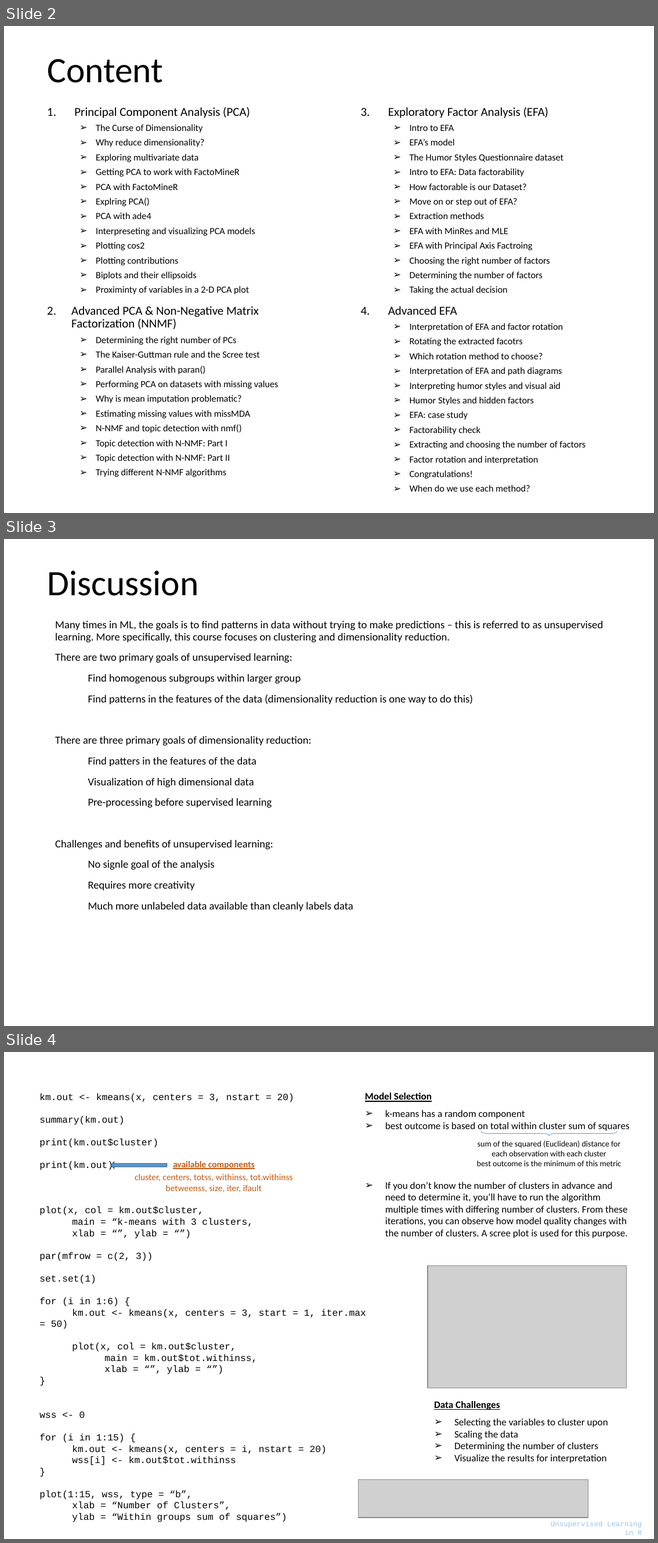
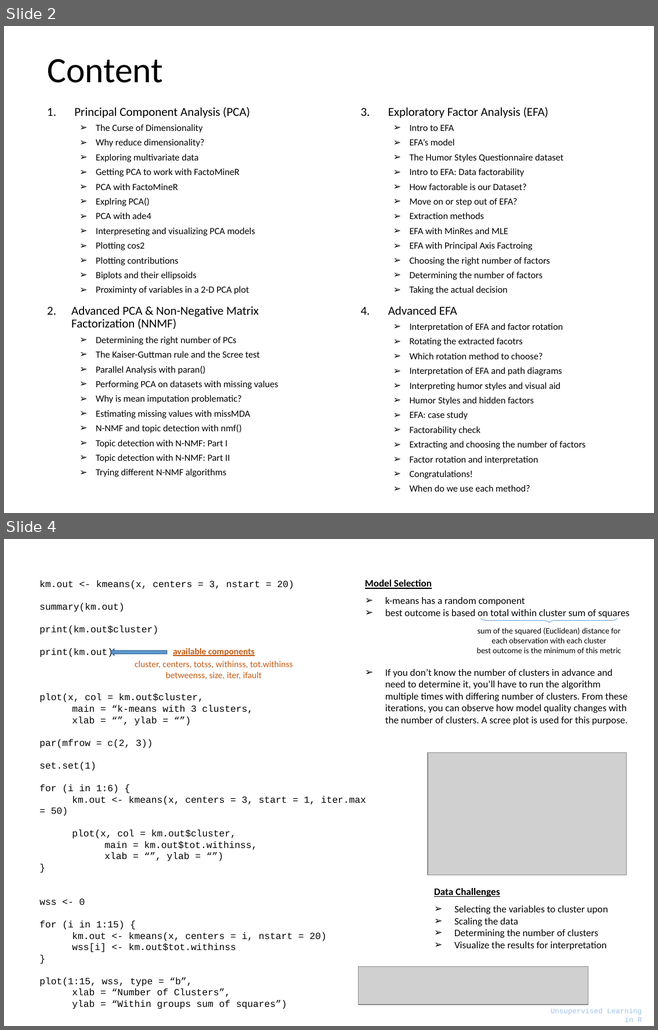
Before and after one commit to parcap/business-education, a slide deck: Track - Machine Learning/Dimensionality-Reduction-in-R/Dimensionality Reduction in R.pptx. Shown one above the other, each under a label of ours: slides 2, 3 and 4 before the commit, slides 2 and 4 after it; the slides between them are not shown. The pictures are 658x1543 and 658x1030 pixels, drawn with LibreOffice and Linux fonts; fonts in the diff are those of the drawing; grey boxes stand for pictures. Boxes give left, top, right and bottom in pixels: in the first picture for what was removed or moved away, otherwise in the second. Text is boxed around its words. In the diff, an @@ line names an element or a change of style, - is before the commit and + after.

```diff
--- a/Track - Machine Learning/Dimensionality-Reduction-in-R/Dimensionality Reduction in R.pptx
+++ b/Track - Machine Learning/Dimensionality-Reduction-in-R/Dimensionality Reduction in R.pptx
@@ slide 3 removed at (4, 539, 654, 1026), background #FFFFFF @@
@@ title removed at (47, 570, 198, 596) @@
-Discussion
@@ text removed at (55, 621, 603, 911) @@
-Many times in ML, the goals is to find patterns in data without trying to make predictions – this is referred to as unsupervised learning. More specifically, this course focuses on clustering and dimensionality reduction.
-There are two primary goals of unsupervised learning:
-Find homogenous subgroups within larger group
-Find patterns in the features of the data (dimensionality reduction is one way to do this)
-There are three primary goals of dimensionality reduction:
-Find patters in the features of the data
-Visualization of high dimensional data
-Pre-processing before supervised learning
-Challenges and benefits of unsupervised learning:
-No signle goal of the analysis
-Requires more creativity
-Much more unlabeled data available than cleanly labels data
```
Also in this commit, not shown: 1 slide added.
